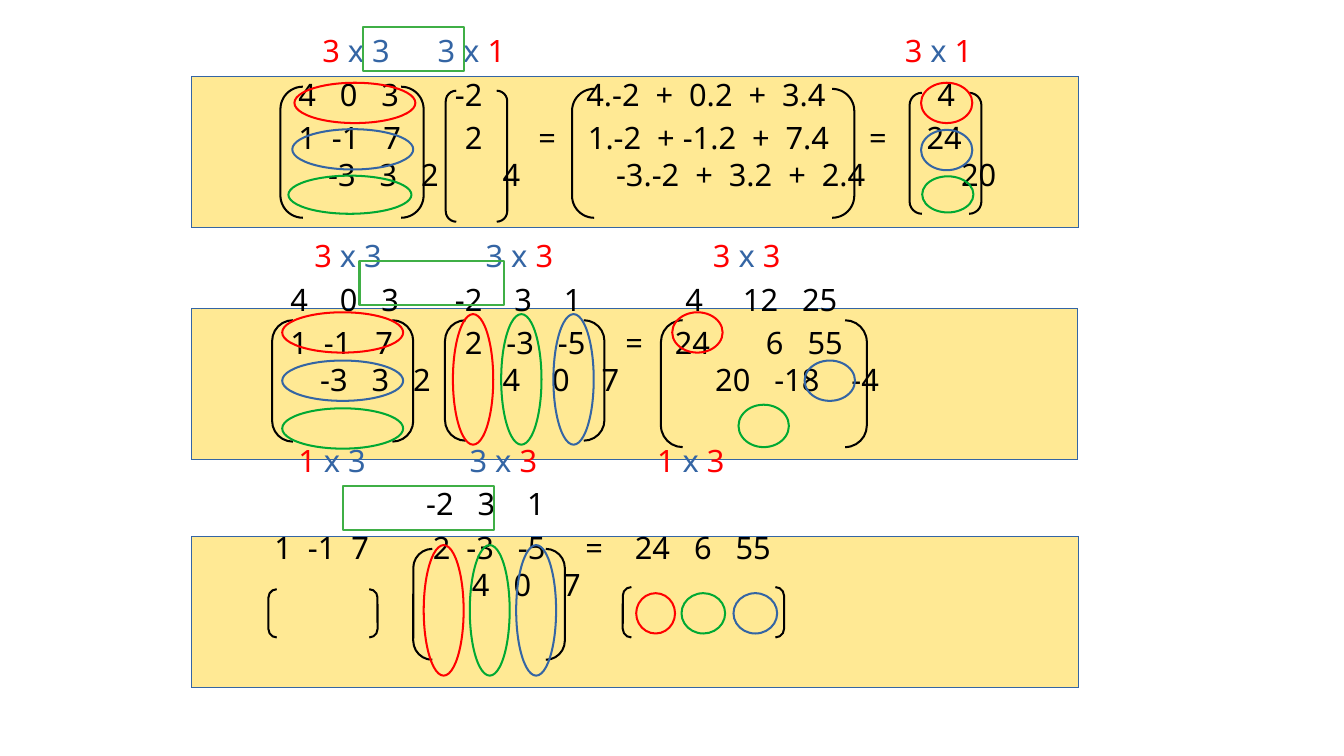
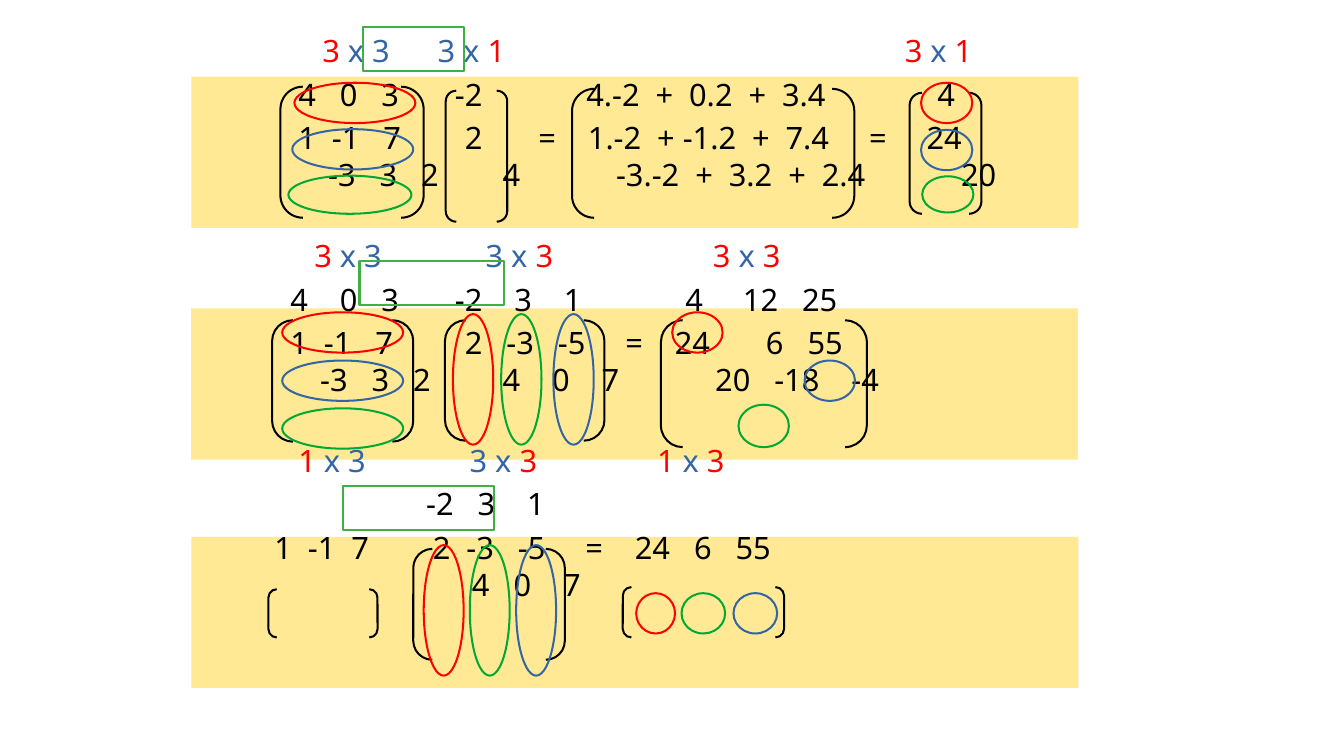
Before and after one commit to QQuick/Wiztech, a slide deck: slide 9 of module_2_numerieke_wiskunde/les_2_vergelijkingen_matrices_en_vectoren/vergelijkingen_1.odp. Drawn at 1344x756 pixels with LibreOffice and Linux fonts; fonts in the diff are those of the drawing. Boxes give left, top, right and bottom in pixels: in the first picture for what was removed or moved away, otherwise in the second. Text is boxed around its words. In the diff, an @@ line names an element or a change of style, - is before the commit and + after.

Commit message:
matmul slide beetje gecorrigeerd

```diff
--- a/module_2_numerieke_wiskunde/les_2_vergelijkingen_matrices_en_vectoren/vergelijkingen_1.odp
+++ b/module_2_numerieke_wiskunde/les_2_vergelijkingen_matrices_en_vectoren/vergelijkingen_1.odp
@@ outline #3465A4 0 pt to none in 3 elements at <box>192,309,1079,460</box>, <box>192,537,1079,689</box>, <box>192,77,1079,228</box> @@
```
Also in this commit, not shown: 3 other files.
